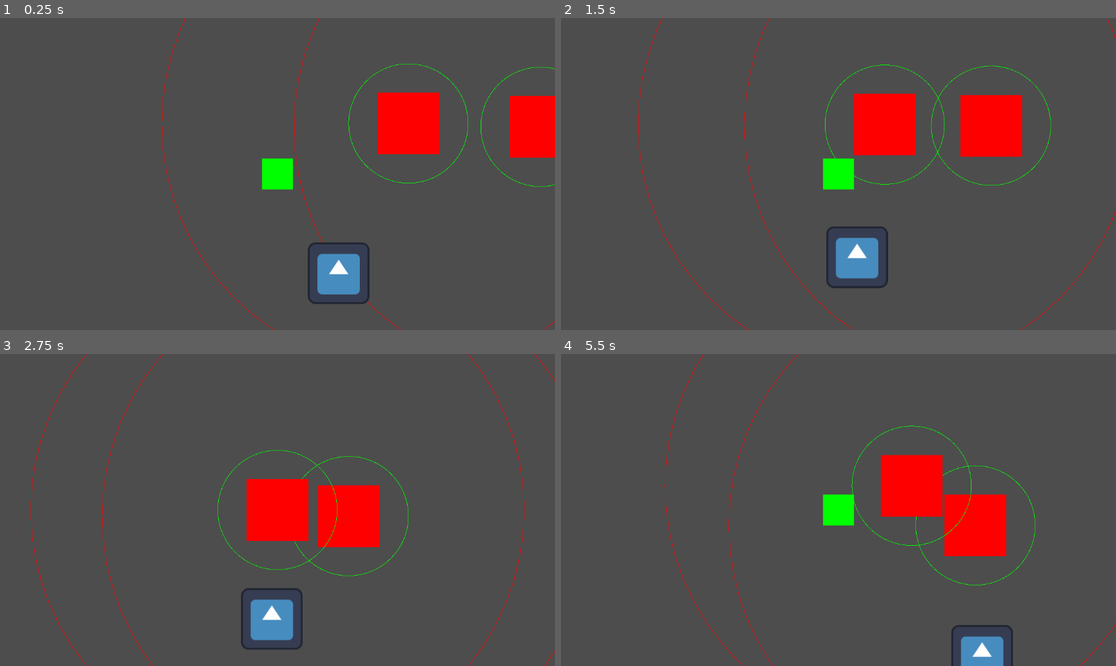
Above: before the commit, frames 1-4 (two rows, left to right).
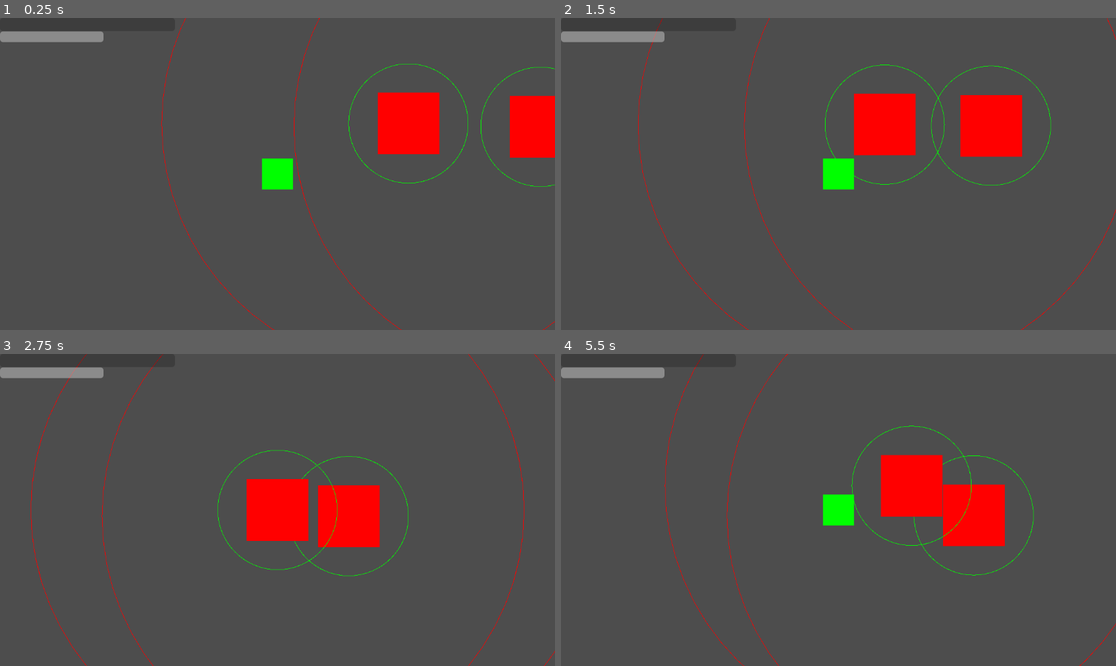
Above: after the commit, the same moments.

Repository: youknowedo/parasito
Game: Godot game, scene res://scenes/levels/Test.tscn
The game is run twice, just before and just after one commit, with the same random seed, the same clock (stepped at 60 frames per second) and the same inputs. The engine's default icon, where the game draws it, is replaced by a stand-in: a white triangle on a blue panel in a dark square.
Inputs (mouse positions are in pixels of both pictures, inside the frame that each line leads up to):
- Up to frame 1 (0.25 s): no input
- Up to frame 2 (1.5 s): move the mouse to (960, 158) at 0.52 s; hold D (move_right) 0.53-1.28 s; click (960, 158) at 0.6 s; move the mouse to (727, 189) at 1.27 s; hold S (move_down) from 1.28 s (still down); right-click (727, 189) at 1.35 s
- Up to frame 3 (2.75 s): move the mouse to (333, 441) at 2.02 s; release S (move_down) at 2.03 s; hold D (move_right) from 2.03 s (still down); tap E (tertiary_action) at 2.1 s
- Up to frame 4 (5.5 s): move the mouse to (810, 572) at 2.77 s; release D (move_right) at 2.78 s; hold W (move_up) 2.78-3.53 s; click (810, 572) at 2.85 s; move the mouse to (1005, 556) at 3.52 s; hold A (move_left) 3.53-5.03 s; right-click (1005, 556) at 3.6 s; move the mouse to (672, 463) at 4.27 s; tap E (tertiary_action) at 4.35 s; move the mouse to (866, 510) at 5.02 s; hold S (move_down) from 5.03 s (still down); click (866, 510) at 5.1 s

The runs differ from the first frame. In frame 1, 1.9% of the frame differs, in the area x 0-67%, y 4-92%; in frame 2, 2.0%; in frame 3, 2.0%; in frame 4, 3.0%, in the area x 0-86%, y 0-100%.
Error before the commit: Invalid operands 'Vector2' and 'Nil' in operator '*'. (res://scripts/Guard.gd:42)

Commit message:
Health bar

Diff:
--- a/scenes/levels/Test.tscn
+++ b/scenes/levels/Test.tscn
@@ -2,7 +2,7 @@
 
 [ext_resource type="PackedScene" uid="uid://qyb5nrgqndmu" path="res://scenes/objects/Player.tscn" id="1_rj508"]
 [ext_resource type="PackedScene" uid="uid://xm5q2u0eyi18" path="res://scenes/objects/Guard.tscn" id="2_orj6o"]
-[ext_resource type="Texture2D" uid="uid://bw8wcut7keyc1" path="res://icon.svg" id="3_6rxh3"]
+[ext_resource type="Script" path="res://scripts/Health.gd" id="3_mbplh"]
 
 [node name="Test" type="Node2D"]
 
@@ -12,10 +12,36 @@
 
 [node name="Host2" parent="." instance=ExtResource("2_orj6o")]
 position = Vector2(546, -98)
+dash_force = 500.0
+dash_duration = 0.2
 
 [node name="Host" parent="." instance=ExtResource("2_orj6o")]
 position = Vector2(308, -119)
+dash_force = 500.0
+dash_duration = 0.2
 
-[node name="Icon" type="Sprite2D" parent="."]
-position = Vector2(127, 206)
-texture = ExtResource("3_6rxh3")
+[node name="CanvasLayer" type="CanvasLayer" parent="."]
+
+[node name="Health" type="Control" parent="CanvasLayer" node_paths=PackedStringArray("host_health_bar", "parasite_health_bar")]
+layout_mode = 3
+anchors_preset = 0
+offset_right = 40.0
+offset_bottom = 40.0
+script = ExtResource("3_mbplh")
+host_health_bar = NodePath("HostHealth")
+parasite_health_bar = NodePath("ParasiteHealth")
+
+[node name="HostHealth" type="ProgressBar" parent="CanvasLayer/Health"]
+offset_right = 363.0
+offset_bottom = 27.0
+value = 50.0
+show_percentage = false
+
+[node name="ParasiteHealth" type="ProgressBar" parent="CanvasLayer/Health"]
+offset_top = 28.0
+offset_right = 215.0
+offset_bottom = 50.0
+value = 50.0
+show_percentage = false
+
+[connection signal="player_health_set" from="Player" to="CanvasLayer/Health" method="_on_player_health_set"]
--- /dev/null
+++ b/scripts/Entity.gd
@@ -0,0 +1,36 @@
+extends CharacterBody2D
+class_name Entity
+
+signal health_changed(new_health: int, old_health: int)
+signal health_set(health: int, max_health: int)
+
+@export var max_health = 100
+@export var health = 100
+
+func _ready():
+	health_changed.emit(health, health)
+
+func damage(amount: int) -> void:
+	health = max(0, health - amount)
+	health_changed.emit(health, health + amount)
+	health_set.emit(health, max_health)
+
+	_on_damage()
+	_on_health_set(health, health + amount)
+
+func _on_damage():
+	pass
+
+func heal(amount: int) -> void:
+	health = min(max_health, health + amount)
+	health_changed.emit(health, health - amount)
+	health_set.emit(health, max_health)
+
+	_on_heal()
+	_on_health_set(health, health - amount)
+
+func _on_heal():
+	pass
+
+func _on_health_set(_new_health: int, _max_health: int) -> void:
+	pass
--- /dev/null
+++ b/scripts/Health.gd
@@ -0,0 +1,17 @@
+extends Control
+class_name Health
+
+@export var host_health_bar: ProgressBar
+@export var parasite_health_bar: ProgressBar
+
+
+func _on_player_health_set(health:int, max_health:int, host_health:int, max_host_health:int) -> void:
+	parasite_health_bar.value = health
+	parasite_health_bar.max_value = max_health
+
+	if max_host_health == 0:
+		host_health_bar.value = 0
+		return
+
+	host_health_bar.value = host_health
+	host_health_bar.max_value = max_host_health
--- a/scripts/Host.gd
+++ b/scripts/Host.gd
@@ -1,4 +1,4 @@
-extends CharacterBody2D
+extends Entity
 class_name Host
 
 @export var speed = 500.0
--- a/scripts/Player.gd
+++ b/scripts/Player.gd
@@ -1,5 +1,7 @@
-extends CharacterBody2D
+extends Entity
 class_name Player
+
+signal player_health_set(health: int, max_health: int, host_health: int, max_host_health: int)
 
 @export var speed = 1000.0
 @export var lunge_force = 500.0
@@ -10,6 +12,9 @@
 var lunge_direction = Vector2.ZERO
 
 var host: Host = null
+
+func _ready():
+	player_health_set.emit(health, max_health, 0, 0)
 
 func _process(delta):
 	if Input.is_action_just_pressed("tertiary_action"):
@@ -59,3 +64,6 @@
 
 	is_lunging = false
 	lunge_timer = 0.0
+
+func _on_health_set(_new_health: int, _max_health: int) -> void:
+	player_health_set.emit(health, max_health, host.health if host else 0, host.max_health if host else 0)
